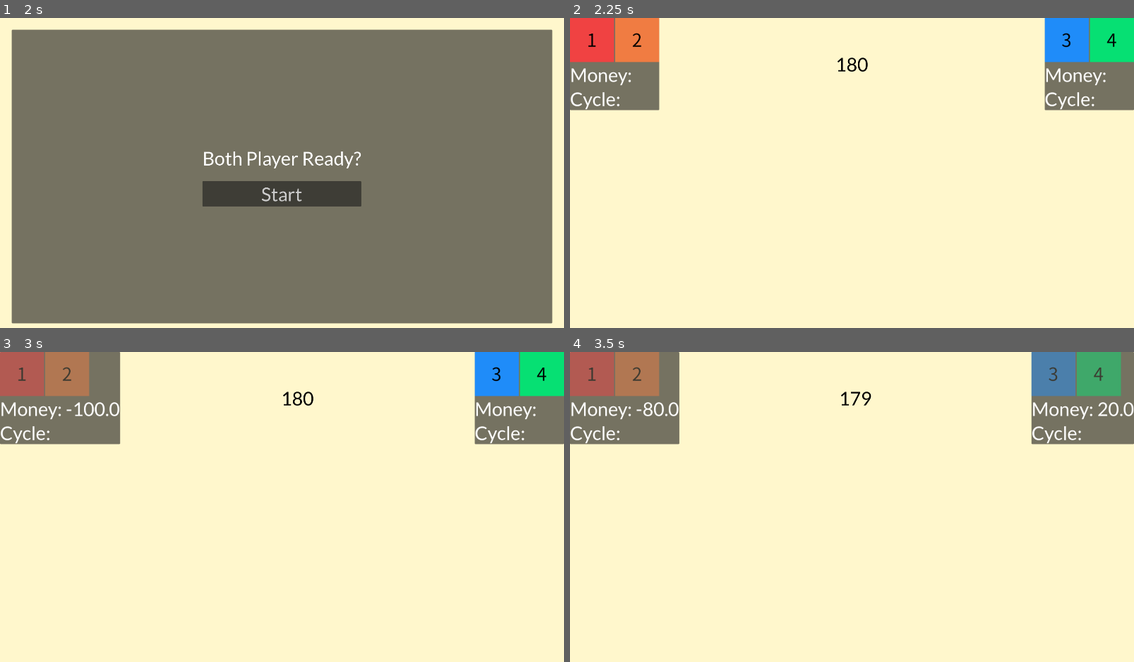
Above: before the commit, frames 1-4 (two rows, left to right).
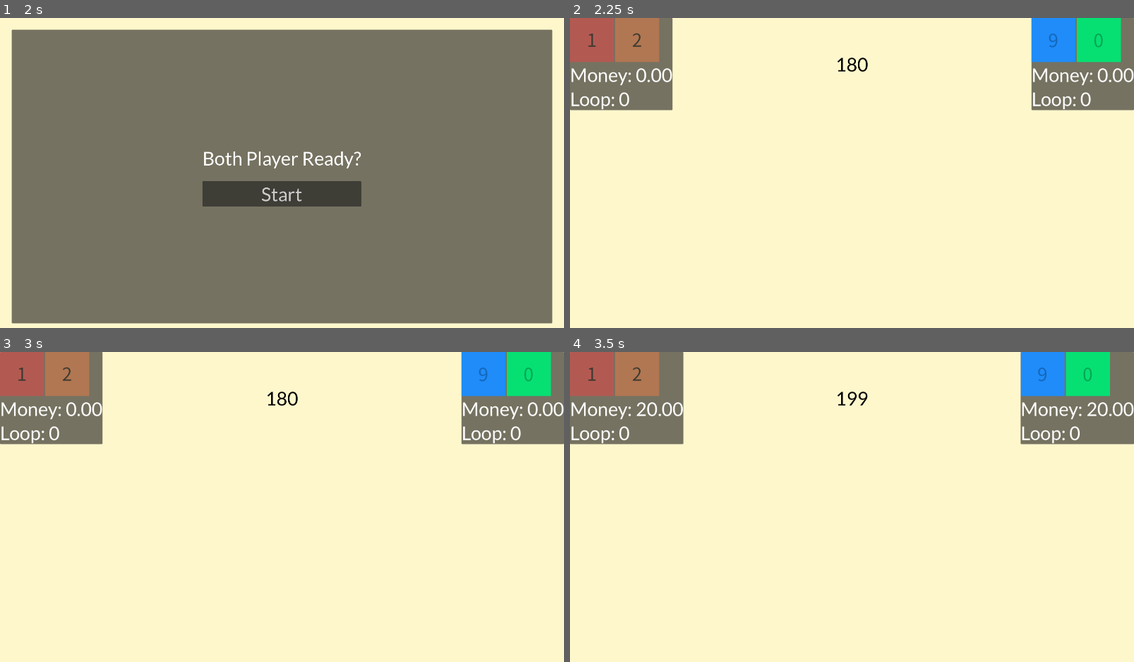
Above: after the commit, the same moments.

Repository: johnnycls/loop-gmtk-2025
Game: Godot game, scene res://src/dummy.tscn
Same seed, same stepped clock (60 frames per second), same inputs: the game is played once before the commit and once after it.
Inputs (mouse positions are in pixels of both pictures, inside the frame that each line leads up to):
- Up to frame 1 (2 s): click "Confirm" at 0.5 s; click "Confirm" at 1.25 s
- Up to frame 2 (2.25 s): click "Start" at 2 s
- Up to frame 3 (3 s): click (22, 373) at 2.77 s
- Up to frame 4 (3.5 s): no input

Frame 1 is identical in both runs. In frame 2, 5.4% of the frame differs, in the area x 0-100%, y 0-30%; in frame 3, 3.7%; in frame 4, 4.2%.

Commit message:
finished prototype

Diff:
--- a/project.godot
+++ b/project.godot
@@ -31,6 +31,8 @@
 
 player1_car=""
 player2_car=""
+goal1=""
+goal2=""
 
 [gui]
 
--- a/src/characters/car.gd
+++ b/src/characters/car.gd
@@ -1,19 +1,26 @@
 extends Area2D
 
+signal cycle
+
 @onready var color_rect: ColorRect = $ColorRect
-
-var player_1_pos: Vector2 = Vector2(0,0)
-var player_2_pos: Vector2 = Vector2(0,0)
+@onready var hp_bar: ProgressBar = $ProgressBar
 
 var setting: Dictionary
+var angle: float = 0.0
+var radius: float = 450.0
+var hp: float
+var is_start: bool = true
 
 func init(car_num: int, _setting: Dictionary) -> void:
 	if car_num <= 1:
-		global_position = player_1_pos
+		angle = -PI/2
 		add_to_group("player1_car")
 	else:
-		global_position = player_2_pos
+		angle = PI/2
 		add_to_group("player2_car")
+
+	setting = _setting
+	hp = setting["hp"]
 
 	if car_num == 0:
 		color_rect.color = Config.COLORS["red"]
@@ -26,9 +33,27 @@
 
 func _on_area_entered(area: Area2D) -> void:
 	if area.is_in_group("player2_car") && is_in_group("player1_car"):
-		area.setting["hp"] -= max(0, setting["attack"]-area.setting["defense"])
-		setting["hp"] -= max(0, area.setting["attack"]-setting["defense"])
-		if area.setting["hp"] <= 0:
+		area.hp -= max(0, setting["attack"]-area.setting["defense"])
+		hp -= max(0, area.setting["attack"]-setting["defense"])
+		if area.hp <= 0:
 			area.queue_free()
-		if setting["hp"] <= 0:
+		if hp <= 0:
 			queue_free()
+		hp_bar.value = hp/setting["hp"]*100
+		area.hp_bar.value = area.hp/area.setting["hp"]*100
+	elif (area.is_in_group("goal1") and is_in_group("player1_car")) or (area.is_in_group("goal2") and is_in_group("player2_car")):
+			if is_start:
+				is_start = false
+			else:
+				cycle.emit()
+
+func _process(delta: float) -> void:
+	var angular_speed: float = setting["speed"] / radius
+	if is_in_group("player1_car"):
+		angle -= angular_speed * delta
+	elif is_in_group("player2_car"):
+		angle += angular_speed * delta
+
+	var x: float = cos(angle) * radius
+	var y: float = sin(angle) * radius
+	position = Vector2(x, y)
--- a/src/characters/car.tscn
+++ b/src/characters/car.tscn
@@ -2,17 +2,25 @@
 
 [ext_resource type="Script" uid="uid://dy83yn2twkjgd" path="res://src/characters/car.gd" id="1_dnjla"]
 
-[sub_resource type="CircleShape2D" id="CircleShape2D_3eadt"]
-radius = 100.0
+[sub_resource type="RectangleShape2D" id="RectangleShape2D_yw55b"]
+size = Vector2(40, 40)
 
 [node name="Car" type="Area2D"]
 script = ExtResource("1_dnjla")
 
 [node name="CollisionShape2D" type="CollisionShape2D" parent="."]
-shape = SubResource("CircleShape2D_3eadt")
+position = Vector2(20, 20)
+shape = SubResource("RectangleShape2D_yw55b")
 
 [node name="ColorRect" type="ColorRect" parent="."]
 offset_right = 40.0
 offset_bottom = 40.0
 
+[node name="ProgressBar" type="ProgressBar" parent="."]
+offset_top = -15.0
+offset_right = 40.0
+offset_bottom = -5.0
+value = 100.0
+show_percentage = false
+
 [connection signal="area_entered" from="." to="." method="_on_area_entered"]
--- a/src/game.gd
+++ b/src/game.gd
@@ -1,8 +1,8 @@
-extends Node2D
+extends Node
 
 var car_scene = preload("res://src/characters/car.tscn")
 
-var time: int = 180
+var time: int = 200
 var status_page: Control
 
 var player_1_money: float = 0
@@ -26,21 +26,33 @@
 	status_page = _status_page
 	status_page.btn_pressed.connect(dispatch)
 
+func cycle(_player_num: int):
+	if _player_num==0:
+		player_1_cycle += 1
+		status_page.update_first_cycle_label(player_1_cycle)
+	elif _player_num==1:
+		player_2_cycle += 1
+		status_page.update_second_cycle_label(player_2_cycle)
+
 func dispatch(num: int):
 	var car = car_scene.instantiate()
 	add_child(car)
 	if num == 0:
 		_change_money(0, -Main.player1_setting[0]["cost"])
 		car.init(num, Main.player1_setting[0])
+		car.cycle.connect(func(): cycle(0))
 	elif num == 1:
 		_change_money(0, -Main.player1_setting[1]["cost"])
 		car.init(num, Main.player1_setting[1])
+		car.cycle.connect(func(): cycle(0))
 	elif num == 2:
-		_change_money(1, -Main.player1_setting[0]["cost"])
+		_change_money(1, -Main.player2_setting[0]["cost"])
 		car.init(num, Main.player2_setting[0])
+		car.cycle.connect(func(): cycle(1))
 	elif num == 3:
-		_change_money(1, -Main.player1_setting[1]["cost"])
+		_change_money(1, -Main.player2_setting[1]["cost"])
 		car.init(num, Main.player2_setting[1])
+		car.cycle.connect(func(): cycle(1))
 
 func _on_timer_timeout() -> void:
 	_change_money(0, 20)
--- a/src/game.tscn
+++ b/src/game.tscn
@@ -1,13 +1,40 @@
-[gd_scene load_steps=2 format=3 uid="uid://fynmcfmlgpb2"]
+[gd_scene load_steps=3 format=3 uid="uid://fynmcfmlgpb2"]
 
 [ext_resource type="Script" uid="uid://dnvun7swoyxi5" path="res://src/game.gd" id="1_7uq6d"]
 
-[node name="Game" type="Node2D"]
+[sub_resource type="RectangleShape2D" id="RectangleShape2D_7uq6d"]
+size = Vector2(50, 100)
+
+[node name="Game" type="Node"]
 script = ExtResource("1_7uq6d")
+
+[node name="ColorRect2" type="ColorRect" parent="."]
+anchors_preset = 15
+anchor_right = 1.0
+anchor_bottom = 1.0
+offset_left = -960.0
+offset_top = -540.0
+offset_right = -960.0
+offset_bottom = -540.0
+grow_horizontal = 2
+grow_vertical = 2
+color = Color(1, 0.966667, 0.8, 1)
 
 [node name="Camera2D" type="Camera2D" parent="."]
 
 [node name="Timer" type="Timer" parent="."]
 autostart = true
 
+[node name="Area2D" type="Area2D" parent="." groups=["goal1"]]
+position = Vector2(0, -450)
+
+[node name="CollisionShape2D" type="CollisionShape2D" parent="Area2D"]
+shape = SubResource("RectangleShape2D_7uq6d")
+
+[node name="Area2D2" type="Area2D" parent="." groups=["goal2"]]
+position = Vector2(0, 450)
+
+[node name="CollisionShape2D" type="CollisionShape2D" parent="Area2D2"]
+shape = SubResource("RectangleShape2D_7uq6d")
+
 [connection signal="timeout" from="Timer" to="." method="_on_timer_timeout"]
--- a/src/globals/config.gd
+++ b/src/globals/config.gd
@@ -28,8 +28,8 @@
 	"cost": func(level: int): return 1.2 ** level * 25,
   },
   "speed": {
-	"basic_value": 1,
-	"increase_value": 0.25,
+	"basic_value": 100,
+	"increase_value": 25,
 	"max_level": 10,
 	"cost": func(level: int): return 1.2 ** level * 25,
   },
--- a/src/globals/main.gd
+++ b/src/globals/main.gd
@@ -15,18 +15,22 @@
 func change_to_player_setting_page(_player_num: int) -> void:
 	var player_setting = player_setting_scene.instantiate()
 	hud.change_hud(player_setting)
+	hud.show_bg()
 	player_setting.set_player_num(_player_num)
 
 func change_to_ready_page() -> void:
 	hud.change_hud(ready_scene.instantiate())
+	hud.show_bg()
 
 func change_to_status_page() -> void:
 	hud.change_hud(status_scene.instantiate())
+	hud.hide_bg()
 
 func change_to_result_page(_winner: int) -> void:
 	var result_page = result_scene.instantiate()
+	hud.change_hud(result_page)
 	result_page.set_winner(_winner)
-	hud.change_hud(result_page)
+	hud.show_bg()
 
 func _ready() -> void:
 	change_to_player_setting_page(0)
--- a/src/hud/hud.gd
+++ b/src/hud/hud.gd
@@ -1,6 +1,8 @@
 extends CanvasLayer
 
 var current_ui: Control
+
+@onready var bg: ColorRect = $ColorRect
 
 func change_hud(ui: Control):
 	if Global.is_node_valid(current_ui):
@@ -8,3 +10,9 @@
 		current_ui = null
 	add_child(ui)
 	current_ui = ui
+
+func show_bg():
+	bg.show()
+
+func hide_bg():
+	bg.hide()
--- a/src/hud/player_setting.tscn
+++ b/src/hud/player_setting.tscn
@@ -109,10 +109,10 @@
 layout_mode = 2
 size_flags_horizontal = 3
 size_flags_vertical = 4
-min_value = 1.0
-max_value = 3.5
-step = 0.25
-value = 1.0
+min_value = 100.0
+max_value = 350.0
+step = 25.0
+value = 100.0
 
 [node name="Label" type="Label" parent="PanelContainer/MarginContainer/VBoxContainer/HBoxContainer/VBoxContainer"]
 layout_mode = 2
@@ -187,10 +187,10 @@
 layout_mode = 2
 size_flags_horizontal = 3
 size_flags_vertical = 4
-min_value = 1.0
-max_value = 3.5
-step = 0.25
-value = 1.0
+min_value = 100.0
+max_value = 350.0
+step = 25.0
+value = 100.0
 
 [node name="Label" type="Label" parent="PanelContainer/MarginContainer/VBoxContainer/HBoxContainer/VBoxContainer2"]
 layout_mode = 2
--- a/src/hud/result.gd
+++ b/src/hud/result.gd
@@ -1,4 +1,4 @@
-extends VBoxContainer
+extends MarginContainer
 
 @onready var winner_label: Label = $PanelContainer/CenterContainer/VBoxContainer/Label
 
--- a/src/hud/status.gd
+++ b/src/hud/status.gd
@@ -22,16 +22,16 @@
 	timer_label.text = str(time)
 
 func update_first_money_label(money: float) -> void:
-	first_money_label.text = "Money: " + str(money)
+	first_money_label.text = "Money: " + "%.2f" % money
 
 func update_first_cycle_label(cycle: int) -> void:
-	first_cycle_label.text = "Cycle: " + str(cycle)
+	first_cycle_label.text = "Loop: " + str(cycle)
 
 func update_second_money_label(money: float) -> void:
-	second_money_label.text = "Money: " + str(money)
+	second_money_label.text = "Money: " + "%.2f" % money
 
 func update_second_cycle_label(cycle: int) -> void:
-	second_cycle_label.text = "Cycle: " + str(cycle)
+	second_cycle_label.text = "Loop: " + str(cycle)
 
 func set_btn_enabled(btn_num: int, enabled: bool) -> void:
 	if btn_num == 0:
--- a/src/hud/status.tscn
+++ b/src/hud/status.tscn
@@ -51,23 +51,25 @@
 
 [node name="TextureButton" type="TextureButton" parent="PanelContainer/VBoxContainer/HBoxContainer"]
 layout_mode = 2
+disabled = true
 shortcut = SubResource("Shortcut_r3kpl")
 texture_normal = ExtResource("2_4j4pv")
 texture_disabled = ExtResource("3_6rdcq")
 
 [node name="TextureButton2" type="TextureButton" parent="PanelContainer/VBoxContainer/HBoxContainer"]
 layout_mode = 2
+disabled = true
 shortcut = SubResource("Shortcut_uq054")
 texture_normal = ExtResource("3_51w16")
 texture_disabled = ExtResource("5_bf7pw")
 
 [node name="Label" type="Label" parent="PanelContainer/VBoxContainer"]
 layout_mode = 2
-text = "Money: "
+text = "Money: 0.00"
 
 [node name="Label2" type="Label" parent="PanelContainer/VBoxContainer"]
 layout_mode = 2
-text = "Cycle: "
+text = "Loop: 0"
 
 [node name="Label" type="Label" parent="."]
 layout_mode = 2
@@ -87,20 +89,22 @@
 
 [node name="TextureButton" type="TextureButton" parent="PanelContainer2/VBoxContainer/HBoxContainer"]
 layout_mode = 2
+disabled = true
 shortcut = SubResource("Shortcut_51w16")
 texture_normal = ExtResource("4_usu6v")
 texture_disabled = ExtResource("7_16025")
 
 [node name="TextureButton2" type="TextureButton" parent="PanelContainer2/VBoxContainer/HBoxContainer"]
 layout_mode = 2
+disabled = true
 shortcut = SubResource("Shortcut_14xip")
 texture_normal = ExtResource("5_14xip")
 texture_disabled = ExtResource("9_61574")
 
 [node name="Label" type="Label" parent="PanelContainer2/VBoxContainer"]
 layout_mode = 2
-text = "Money: "
+text = "Money: 0.00"
 
 [node name="Label2" type="Label" parent="PanelContainer2/VBoxContainer"]
 layout_mode = 2
-text = "Cycle: "
+text = "Loop: 0"
Binary file changed: src/assets/imgs/btn2.png
Binary file changed: src/assets/imgs/btn2_disabled.png
Binary file changed: src/assets/imgs/btn3.png
Binary file changed: src/assets/imgs/btn3_disabled.png
